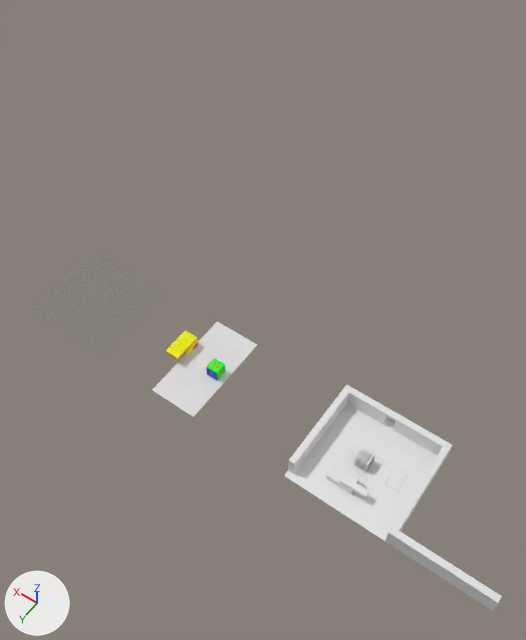
An edit to the Blender file Blender files/draft level.blend, drawn before and after from the same camera.
Before and after are seen from a 50 mm lens placed at (-15.9, 46.4, 92.6), pointed at (16.3, 1.3, 21.7). The axes (+X, +Y, +Z) are drawn at lower left. The lights are the same throughout.

The first picture shows 'Cube', 'Cube.001', 'LEGO red', 'LEGO yellow.002', 'LEGO yellow.004', 'ground', 'ground.001', 'wall', 'wall_doorway'.
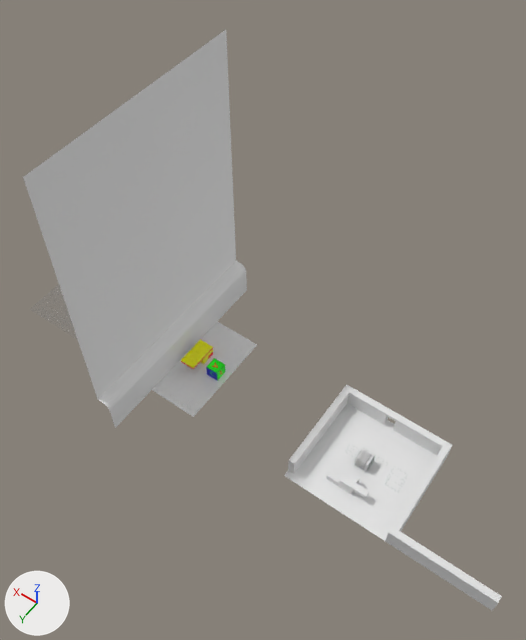
Changed parts and their boxes [x1, y1, x2, y2] in the pictures (526 x 640 px):
'wall_coving', added
    after: [23, 30, 247, 428]
'LEGO yellow.004', moved, turned, rescaled
    before: [172, 344, 188, 359]
    after: [187, 354, 203, 368]
'LEGO yellow.006', moved, turned, rescaled
    before: [182, 334, 197, 348]
    after: [197, 343, 213, 357]
'LEGO yellow.002', moved, turned, rescaled
    before: [166, 340, 181, 355]
    after: [181, 350, 197, 364]
'LEGO yellow.005', moved, turned, rescaled
    before: [176, 330, 191, 344]
    after: [191, 339, 206, 353]
'LEGO yellow.001', moved
    before: [187, 339, 198, 352]
    after: [202, 349, 213, 361]
'LEGO yellow', moved
    before: [185, 348, 193, 355]
    after: [201, 357, 208, 364]
'LEGO red', moved
    before: [193, 342, 198, 350]
    after: [208, 352, 213, 359]
'LEGO red.005', moved, turned, rescaled
    before: [166, 352, 183, 360]
    after: [181, 361, 198, 369]

Edits to the bpy script that builds the scene:
```text
Add mat_wall_1:
    mat_wall_1 = principled_material('Wall')
    mat_wall_1.base_color = (0.8, 0.8, 0.8)  # white #e7e7e7
Add me_plane:
    me_plane.from_pydata([(0.0, -16.0, 0.0), (0.0, 16.0, 0.0), (2.0, -16.0, 46.0), (2.0, 16.0, 46.0), (0.0, -16.0, 4.7), (1.3, -16.0, 6.0), (0.1, -16.0, 5.1), (0.2, -16.0, 5.5), (0.5, -16.0, 5.8), (0.9, -16.0, 5.9), (1.3, 16.0, 6.0), (0.0, 16.0, 4.7), (0.9, 16.0, 5.9), (0.5, 16.0, 5.8), (0.2, 16.0, 5.5), (0.1, 16.0, 5.1), (1.9, -16.0, 6.0), (2.0, -16.0, 6.1), (2.0, -16.0, 6.0), (2.0, 16.0, 6.1), (1.9, 16.0, 6.0), (2.0, 16.0, 6.0)], [], [(4, 0, 1, 11), (10, 5, 9, 12), (12, 9, 8, 13), (13, 8, 7, 14), (14, 7, 6, 15), (15, 6, 4, 11), (17, 19, 3, 2), (19, 17, 18, 21), (21, 18, 16, 20), (5, 10, 20, 16)])
    me_plane.polygons.foreach_set('use_smooth', [True] * 10)
    me_plane.materials.append(mat_wall_1)  # white #e7e7e7
Change ob_lego_red:
    ob_lego_red.location: (34.0, -1.4, 0.0) -> (28.6, -2.6, 0.0)
Change ob_lego_red_002:
    ob_lego_red_002.scale: (0.75, 0.75, 0.75) -> (1.0, 1.0, 1.0)
Change ob_lego_yellow_002:
    add ob_lego_yellow_002.parent = ob_lego_red_004
    add ob_lego_yellow_002.matrix_parent_inverse = Matrix(((1.0, 0.0, 0.0, -31.58), (0.0, 1.0, 0.0, 2.581), (0.0, 0.0, 1.0, -1.44), (0.0, 0.0, 0.0, 1.0)))
Change ob_lego_yellow_004:
    add ob_lego_yellow_004.parent = ob_lego_red_004
    add ob_lego_yellow_004.matrix_parent_inverse = Matrix(((1.0, 0.0, 0.0, -31.58), (0.0, 1.0, 0.0, 2.581), (0.0, 0.0, 1.0, -1.44), (0.0, 0.0, 0.0, 1.0)))
Change ob_lego_red_004:
    ob_lego_red_004.rotation_euler: (0.0, 0.0, -3.142) -> (0.0, 0.0, 0.0)  # degrees (0, 0, -180) -> degrees (0, 0, 0)
    ob_lego_red_004.scale: (0.75, 0.75, 0.75) -> (1.0, 1.0, 1.0)
    ob_lego_red_004.location: (34.0, -1.4, 1.0) -> (28.6, -2.6, 1.4)
Change ob_lego_red_005:
    ob_lego_red_005.scale: (0.75, 0.75, 0.75) -> (1.0, 1.0, 1.0)
Add ob_wall_coving:
    ob_wall_coving = bpy.data.objects.new('wall_coving', me_plane)
    ob_wall_coving.location = (32.0, 0.0, 0.0)
```
